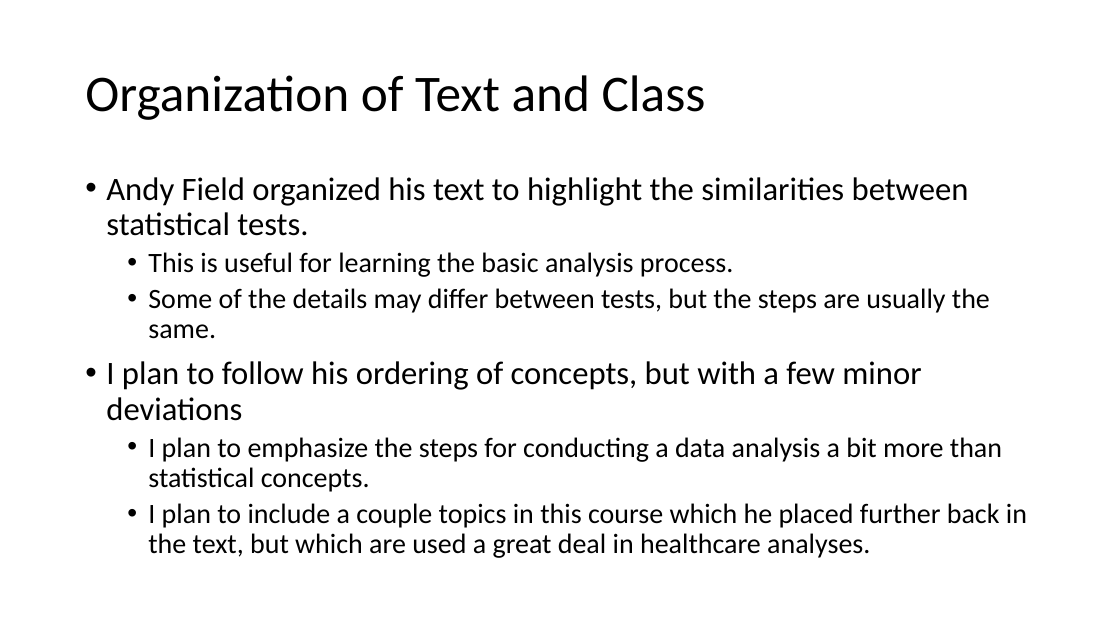
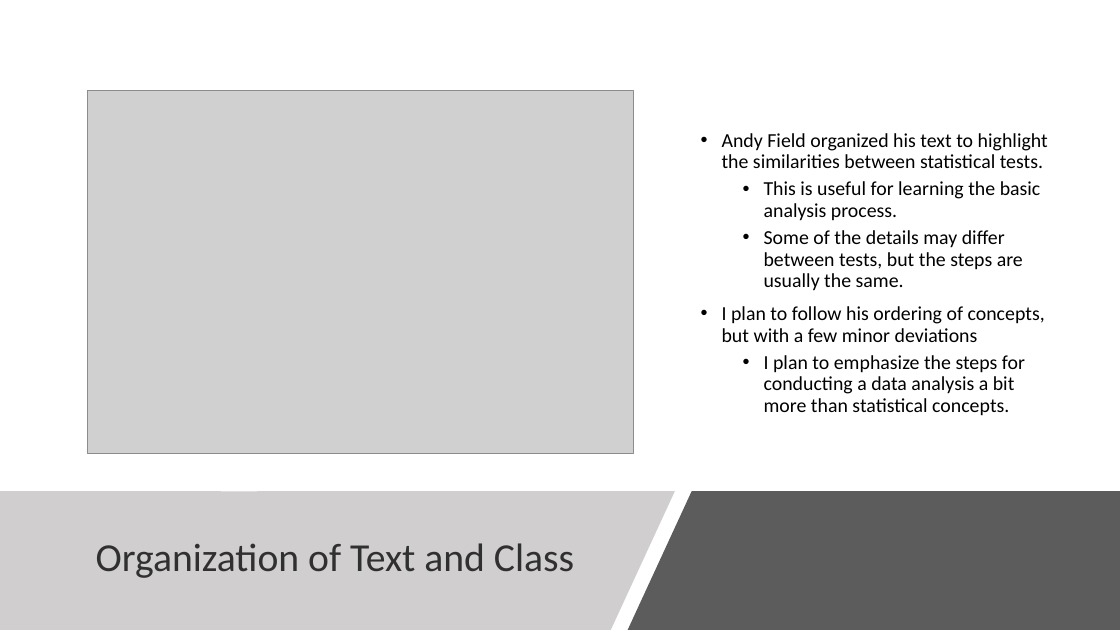
Before and after one commit to cmcntsh/statistics, a slide deck: slide 3 of materials/Week 1.pptx. Drawn at 1120x630 pixels with LibreOffice and Linux fonts; fonts in the diff are those of the drawing; grey boxes stand for pictures. Boxes give left, top, right and bottom in pixels: in the first picture for what was removed or moved away, otherwise in the second. Text is boxed around its words. In the diff, an @@ line names an element or a change of style, - is before the commit and + after.

```diff
--- a/materials/Week 1.pptx
+++ b/materials/Week 1.pptx
@@ text "Andy Field organized his text ...": place and size @@
-text "Andy Field organized his text ..." at (106,177,1027,558)
+text "Andy Field organized his text ..." at (722,133,1048,416)
@@ text "Andy Field organized his text ..." at (722,133,1048,416): size 28 to 17 pt in "Andy Field organized his text to highlight ...", "I plan to follow his ordering of ..."; size 24 to 17 pt in "This is useful for learning the basic ...", "Some of the details may differ between ...", "I plan to emphasize the steps for ..."; vertical alignment top to middle @@
@@ picture added at (87,91,634,454) @@
@@ freeform shape added at (0,492,675,630), fill #D0CECE @@
@@ title "Organization of Text and Class": place and size @@
-title "Organization of Text and Class" at (85,75,706,120)
+title "Organization of Text and Class" at (96,543,574,578)
@@ title "Organization of Text and Class" at (96,543,574,578): size 44 to 34 pt, text colour #000000 to #303030 @@
@@ text at (148,503,1027,558): paragraph removed @@
-  • I plan to include a couple topics in this course which he placed further back in the text, but which are used a great deal in healthcare analyses.
@@ freeform shape added at (628,492,1120,630), fill #404040 at 85% opacity @@
```
Also in this commit, not shown: 1 other slide changed, 10 slides added, 11 slides removed, 1 other file.
